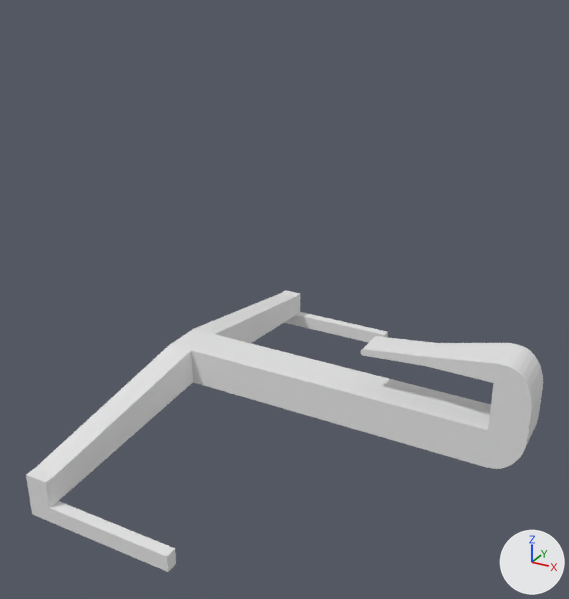
What one commit did to the Blender file phone_holder/phone_holder_8.5thx150.blend.
One viewpoint serves both versions: a camera (50 mm lens) standing at (14.0, -19.8, 13.1) and looking at (3.6, -0.8, 3.7). Every picture has the same lights, and +X, +Y and +Z are marked at lower right.
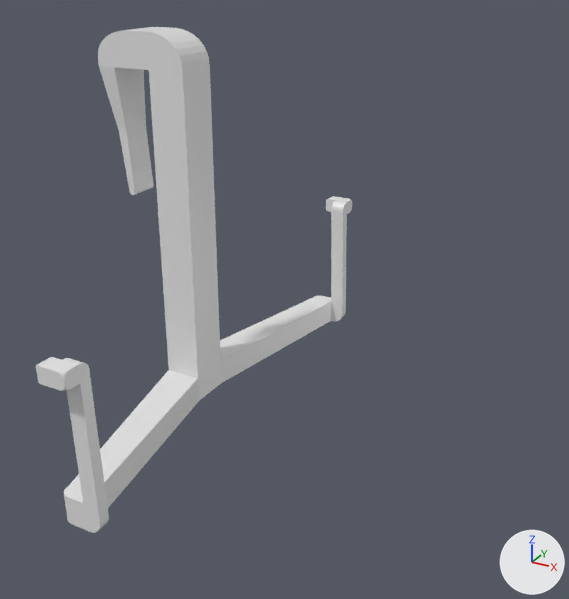
Commit message: changed dimensions to better fit phone

What differs and where, as boxes (x1, y1, x2, y2) in the pictures (569 x 599 px; the box of a moved part takes in the faces that stretch with it):
'Cube', reshaped, turned: before (26, 290, 543, 572); after (36, 27, 352, 533)
part 1 of me_cube, built on: before (26, 345, 193, 572); after (36, 357, 199, 533)
part 2 of me_cube, built on: before (194, 290, 388, 343); after (220, 196, 352, 383)
part 3 of me_cube, moved or reshaped: before (361, 336, 543, 441); after (98, 27, 170, 195)

Edits to the bpy script that builds the scene:
```text
Change me_cube:
    used by ob_cube; location = (0.0, 0.0, 0.0)
    remove me_cube.from_pydata(...)  # 128 vertices, 94 faces; spans x -0.89..11.08, y -7.43..7.43, z -1.37..3.1
    add me_cube.from_pydata(...)  # 552 vertices, 422 faces; spans x -0.89..11.08, y -8.12..8.12, z -1.87..2.9
    me_cube part 1: 12 vertices moved from x -0.89..3.85, y -7.43..-7.07, z -1.37..-0.02 to x -0.89..0.0, y -7.62..-7.27, z -1.87..-0.52; 4 vertices removed from x -0.15..3.85, y -7.43..-7.07, z -1.37..-0.87; 216 vertices added at x -0.89..4.2, y -8.12..-7.27, z -1.87..-0.52
    me_cube part 2: 12 vertices moved from x -0.89..3.85, y 7.07..7.43, z -1.37..-0.02 to x -0.89..0.0, y 7.27..7.62, z -1.87..-0.52; 4 vertices removed from x -0.15..3.85, y 7.07..7.43, z -1.37..-0.87; 216 vertices added at x -0.89..4.2, y 7.27..8.12, z -1.87..-0.52
    me_cube part 3: 30 vertices moved from x 6.1..11.08, y -0.7..0.7, z 1.9..3.1 to x 6.1..11.08, y -0.7..0.7, z 1.7..2.9; 34 vertices removed from x 6.0..6.1, y -0.49..0.49, z 2.25..2.47; 34 vertices added at x 6.0..6.1, y -0.49..0.49, z 2.05..2.27
Change ob_cube:
    ob_cube.rotation_euler: (0.0, 0.0, 0.0) -> (0.0, -1.571, 0.0)  # degrees (0, 0, 0) -> degrees (0, -90, 0)
```
